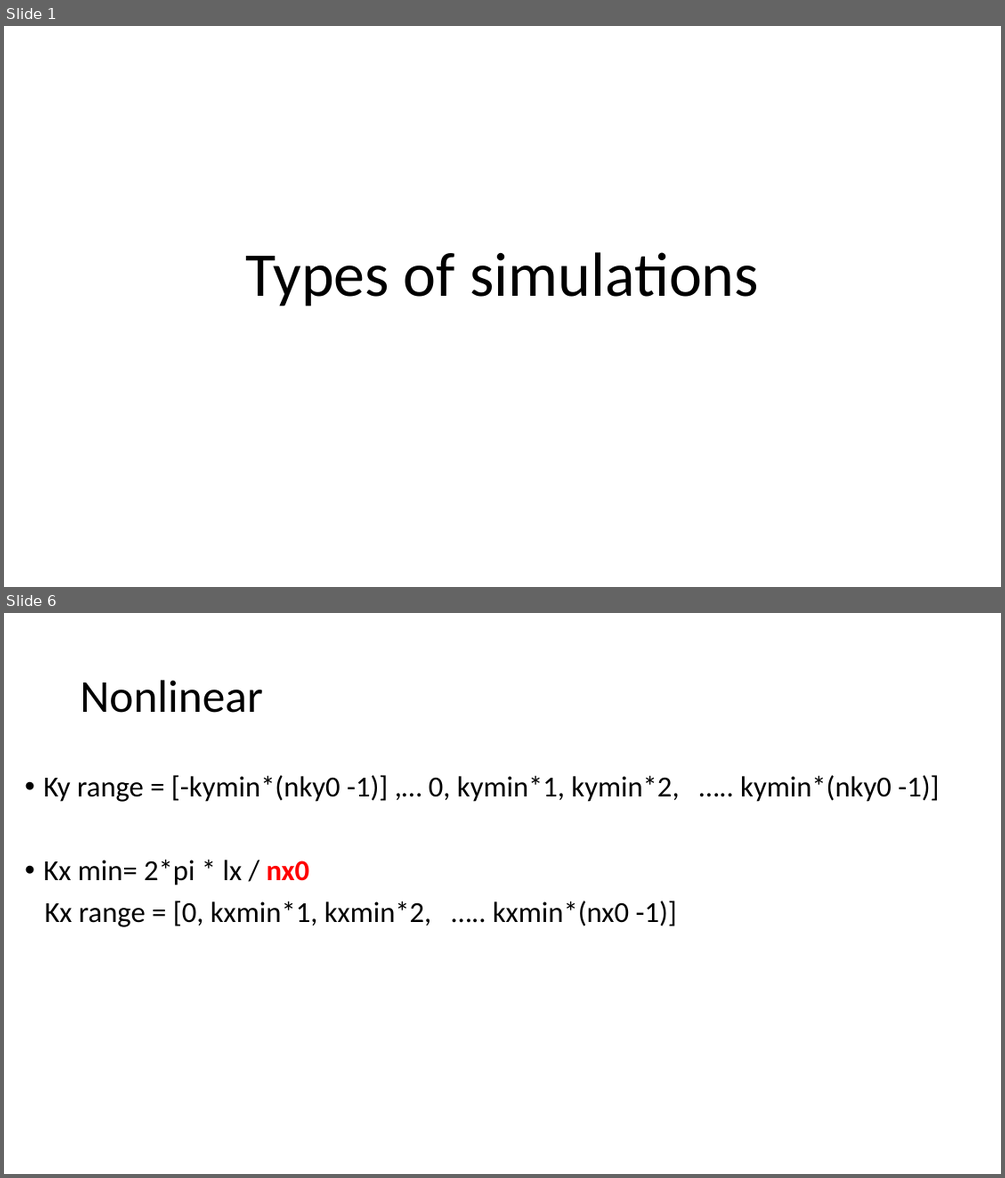
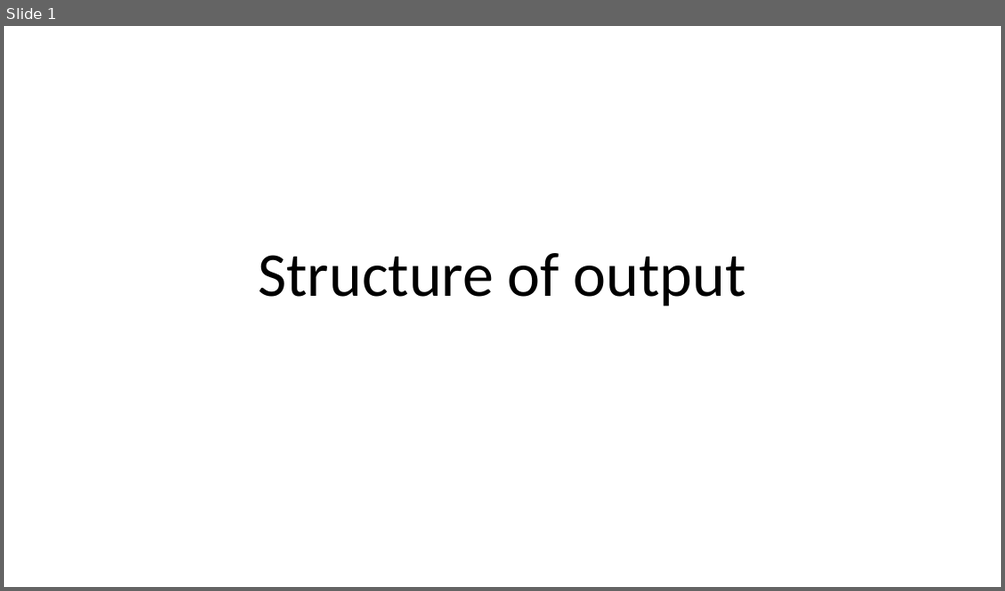
Before and after one commit to maxtcurie/Physics_Helper, a slide deck: Intro_to_GENE/3_Structure_of_output.pptx. Shown one above the other, each under a label of ours: slides 1 and 6 before the commit, slide 1 after it; the slides between them are not shown. The pictures are 1005x1178 and 1005x591 pixels, drawn with LibreOffice and Linux fonts; fonts in the diff are those of the drawing. Boxes give left, top, right and bottom in pixels: in the first picture for what was removed or moved away, otherwise in the second. Text is boxed around its words. In the diff, an @@ line names an element or a change of style, - is before the commit and + after.

```diff
--- a/Intro_to_GENE/3_Structure_of_output.pptx
+++ b/Intro_to_GENE/3_Structure_of_output.pptx
@@ slide 6 removed at (4,613,1001,1174), background #FFFFFF @@
@@ title removed at (80,680,263,713) @@
-Nonlinear
@@ text removed at (43,775,938,927) @@
-• Ky range = [-kymin*(nky0 -1)] ,… 0, kymin*1, kymin*2, ….. kymin*(nky0 -1)]
-• Kx min= 2*pi * lx / nx0
-Kx range = [0, kxmin*1, kxmin*2, ….. kxmin*(nx0 -1)]
@@ slide 1 changed as well @@
@@ title at (258,253,746,306): text changed @@
-Types of simulations
+Structure of output
```
Also in this commit, not shown: 6 slides added, 4 other slides removed, 1 other file.
